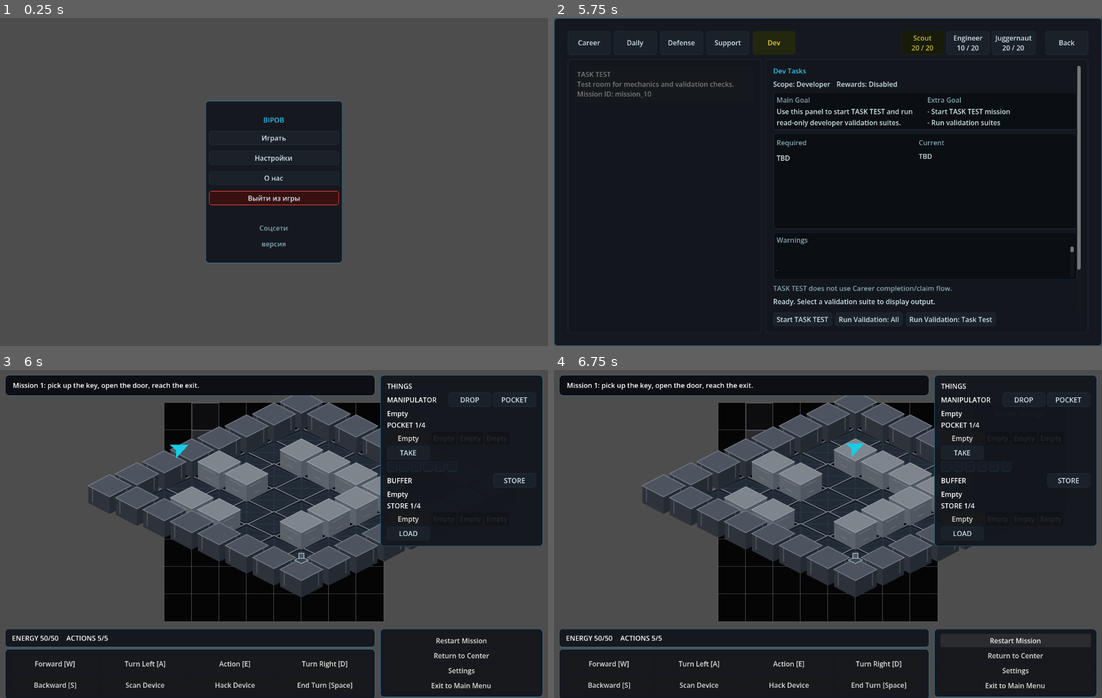
Above: before the commit, frames 1-4 (two rows, left to right).
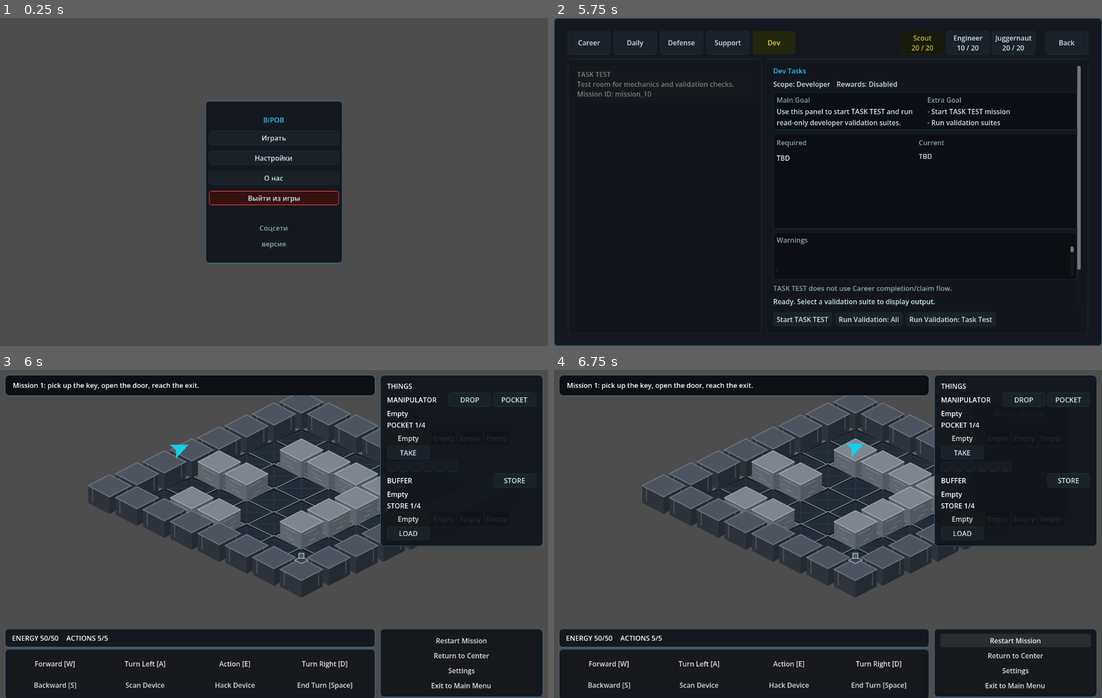
Above: after the commit, the same moments.

Repository: JUSTConnect/bibop
Game: Godot game, scene res://scenes/main.tscn
The game is run twice, just before and just after one commit, with the same random seed, the same clock (stepped at 60 frames per second) and the same inputs.
Inputs:
- Up to frame 1 (0.25 s): no input
- Up to frame 2 (5.75 s): click "Играть" at 0.5 s; click "TSK" at 1.25 s; click "Career" at 2 s; click "Daily" at 2.75 s; click "Defense" at 3.5 s; click "Support" at 4.25 s; click "Dev" at 5 s
- Up to frame 3 (6 s): click "Start TASK TEST" at 5.75 s
- Up to frame 4 (6.75 s): click "Restart Mission" at 6.5 s

Frames 1-2 are identical in both runs. In frame 3, 7.9% of the frame differs, in the area x 30-70%, y 10-77%; in frame 4, 7.9%.

Commit message:
BIP-Visual-020: fix isometric field duplication, wall footprints, and material readability

Diff:
--- a/assets/visual/isometric/placeholders/iso_wall_brick.svg
+++ b/assets/visual/isometric/placeholders/iso_wall_brick.svg
@@ -1,14 +1,20 @@
 <svg width="128" height="120" viewBox="0 0 128 120" xmlns="http://www.w3.org/2000/svg">
-  <polygon points="64,14 114,40 64,66 14,40" fill="#815245"/>
-  <polygon points="14,40 64,66 64,106 14,80" fill="#5c342c"/>
-  <polygon points="114,40 64,66 64,106 114,80" fill="#4f2c25"/>
-  <polyline points="64,14 114,40 64,66 14,40 64,14" fill="none" stroke="#9e6d5c" stroke-width="1.5"/>
-  <g stroke="#b98672" stroke-width="1" opacity="0.45">
-    <line x1="20" y1="48" x2="62" y2="70"/>
-    <line x1="18" y1="58" x2="62" y2="81"/>
-    <line x1="16" y1="68" x2="62" y2="92"/>
-    <line x1="66" y1="70" x2="108" y2="48"/>
-    <line x1="66" y1="81" x2="110" y2="58"/>
-    <line x1="66" y1="92" x2="112" y2="68"/>
+  <polygon points="64,14 114,40 64,66 14,40" fill="#8f4f3d"/>
+  <polygon points="14,40 64,66 64,106 14,80" fill="#6f382d"/>
+  <polygon points="114,40 64,66 64,106 114,80" fill="#5e2f26"/>
+  <polyline points="64,14 114,40 64,66 14,40 64,14" fill="none" stroke="#c88a70" stroke-width="1.4"/>
+  <g stroke="#d8b19d" stroke-width="1" opacity="0.75">
+    <line x1="20" y1="49" x2="62" y2="71"/>
+    <line x1="18" y1="59" x2="62" y2="82"/>
+    <line x1="16" y1="69" x2="62" y2="93"/>
+    <line x1="66" y1="71" x2="108" y2="49"/>
+    <line x1="66" y1="82" x2="110" y2="59"/>
+    <line x1="66" y1="93" x2="112" y2="69"/>
+  </g>
+  <g stroke="#b67b66" stroke-width="1" opacity="0.55">
+    <line x1="33" y1="56" x2="33" y2="87"/>
+    <line x1="48" y1="64" x2="48" y2="96"/>
+    <line x1="80" y1="96" x2="80" y2="64"/>
+    <line x1="95" y1="87" x2="95" y2="56"/>
   </g>
 </svg>
--- a/assets/visual/isometric/placeholders/iso_wall_concrete.svg
+++ b/assets/visual/isometric/placeholders/iso_wall_concrete.svg
@@ -1,12 +1,18 @@
 <svg width="128" height="120" viewBox="0 0 128 120" xmlns="http://www.w3.org/2000/svg">
-  <polygon points="64,14 114,40 64,66 14,40" fill="#7f858d"/>
-  <polygon points="14,40 64,66 64,106 14,80" fill="#5c626a"/>
-  <polygon points="114,40 64,66 64,106 114,80" fill="#505760"/>
-  <polyline points="64,14 114,40 64,66 14,40 64,14" fill="none" stroke="#9ca4ae" stroke-width="1.5"/>
-  <g stroke="#c3cad1" stroke-width="1" opacity="0.35">
+  <polygon points="64,14 114,40 64,66 14,40" fill="#7e858d"/>
+  <polygon points="14,40 64,66 64,106 14,80" fill="#5e656d"/>
+  <polygon points="114,40 64,66 64,106 114,80" fill="#515860"/>
+  <polyline points="64,14 114,40 64,66 14,40 64,14" fill="none" stroke="#b6bec7" stroke-width="1.4"/>
+  <g stroke="#cfd5dc" stroke-width="1" opacity="0.45">
     <line x1="24" y1="53" x2="55" y2="69"/>
-    <line x1="72" y1="70" x2="99" y2="56"/>
-    <line x1="31" y1="75" x2="44" y2="82"/>
-    <line x1="82" y1="85" x2="95" y2="78"/>
+    <line x1="71" y1="70" x2="99" y2="56"/>
+    <line x1="30" y1="76" x2="46" y2="84"/>
+    <line x1="82" y1="86" x2="97" y2="78"/>
+  </g>
+  <g stroke="#8e959d" stroke-width="1" opacity="0.55">
+    <line x1="21" y1="63" x2="41" y2="74"/>
+    <line x1="90" y1="73" x2="106" y2="65"/>
+    <line x1="44" y1="90" x2="58" y2="97"/>
+    <line x1="74" y1="97" x2="88" y2="90"/>
   </g>
 </svg>
--- a/assets/visual/isometric/placeholders/iso_wall_grate.svg
+++ b/assets/visual/isometric/placeholders/iso_wall_grate.svg
@@ -1,14 +1,20 @@
 <svg width="128" height="120" viewBox="0 0 128 120" xmlns="http://www.w3.org/2000/svg">
-  <polygon points="64,14 114,40 64,66 14,40" fill="#4c5c67"/>
-  <polygon points="14,40 64,66 64,106 14,80" fill="#2c3740"/>
-  <polygon points="114,40 64,66 64,106 114,80" fill="#243039"/>
-  <polyline points="64,14 114,40 64,66 14,40 64,14" fill="none" stroke="#8da4b5" stroke-width="1.5"/>
-  <g stroke="#a9c4d8" stroke-width="1.2" opacity="0.65">
-    <line x1="23" y1="46" x2="23" y2="79"/>
-    <line x1="33" y1="51" x2="33" y2="84"/>
-    <line x1="43" y1="56" x2="43" y2="89"/>
-    <line x1="85" y1="89" x2="85" y2="56"/>
-    <line x1="95" y1="84" x2="95" y2="51"/>
-    <line x1="105" y1="79" x2="105" y2="46"/>
+  <polygon points="64,14 114,40 64,66 14,40" fill="#31424e"/>
+  <polygon points="14,40 64,66 64,106 14,80" fill="#0f151a"/>
+  <polygon points="114,40 64,66 64,106 114,80" fill="#10171c"/>
+  <polyline points="64,14 114,40 64,66 14,40 64,14" fill="none" stroke="#8fb2c8" stroke-width="1.5"/>
+  <g stroke="#cbe6f7" stroke-width="1.2" opacity="0.9">
+    <line x1="22" y1="47" x2="22" y2="79"/>
+    <line x1="32" y1="52" x2="32" y2="84"/>
+    <line x1="42" y1="57" x2="42" y2="89"/>
+    <line x1="86" y1="89" x2="86" y2="57"/>
+    <line x1="96" y1="84" x2="96" y2="52"/>
+    <line x1="106" y1="79" x2="106" y2="47"/>
+  </g>
+  <g stroke="#070a0d" stroke-width="2.3" opacity="0.85">
+    <line x1="27" y1="49" x2="27" y2="81"/>
+    <line x1="37" y1="54" x2="37" y2="86"/>
+    <line x1="91" y1="86" x2="91" y2="54"/>
+    <line x1="101" y1="81" x2="101" y2="49"/>
   </g>
 </svg>
--- a/assets/visual/isometric/placeholders/iso_wall_steel.svg
+++ b/assets/visual/isometric/placeholders/iso_wall_steel.svg
@@ -1,7 +1,19 @@
-<svg xmlns="http://www.w3.org/2000/svg" viewBox="0 0 128 120" width="128" height="120">
-  <polygon points="64,2 124,30 64,58 4,30" fill="#4a5d72" stroke="#c8d4e0" stroke-width="2"/>
-  <polygon points="4,30 64,58 64,114 4,86" fill="#344557" stroke="#9fb1c3" stroke-width="1.5"/>
-  <polygon points="124,30 64,58 64,114 124,86" fill="#3d4f62" stroke="#aabccf" stroke-width="1.5"/>
-  <line x1="16" y1="82" x2="112" y2="38" stroke="#6f859d" stroke-width="1"/>
-  <line x1="20" y1="88" x2="108" y2="48" stroke="#6f859d" stroke-width="1"/>
+<svg width="128" height="120" viewBox="0 0 128 120" xmlns="http://www.w3.org/2000/svg">
+  <polygon points="64,14 114,40 64,66 14,40" fill="#5f7489"/>
+  <polygon points="14,40 64,66 64,106 14,80" fill="#44586b"/>
+  <polygon points="114,40 64,66 64,106 114,80" fill="#3a4d5f"/>
+  <polyline points="64,14 114,40 64,66 14,40 64,14" fill="none" stroke="#b4c7d8" stroke-width="1.5"/>
+  <line x1="20" y1="72" x2="108" y2="72" stroke="#9ab2c7" stroke-width="2" opacity="0.8"/>
+  <g stroke="#7f95aa" stroke-width="1" opacity="0.7">
+    <line x1="25" y1="49" x2="62" y2="68"/>
+    <line x1="66" y1="68" x2="103" y2="49"/>
+  </g>
+  <g fill="#d6e2ec" opacity="0.85">
+    <circle cx="31" cy="61" r="1.7"/>
+    <circle cx="47" cy="69" r="1.7"/>
+    <circle cx="81" cy="69" r="1.7"/>
+    <circle cx="97" cy="61" r="1.7"/>
+    <circle cx="37" cy="86" r="1.7"/>
+    <circle cx="91" cy="86" r="1.7"/>
+  </g>
 </svg>
--- a/scenes/field/Field.tscn
+++ b/scenes/field/Field.tscn
@@ -5,6 +5,7 @@
 
 [node name="Field" type="Node2D" unique_id=435219368]
 script = ExtResource("2_grid")
+debug_draw_legacy_grid = false
 
 [node name="RoomVisualRenderer" type="Node2D" parent="." unique_id=469338091]
 script = ExtResource("1_32vmb")
--- a/scripts/field/room_visual_renderer.gd
+++ b/scripts/field/room_visual_renderer.gd
@@ -47,6 +47,7 @@
 @export var iso_tile_width: float = 128.0
 @export var iso_tile_height: float = 64.0
 @export var iso_wall_height: float = 56.0
+@export var iso_floor_visual_inset: float = 1.0
 @export var iso_object_marker_height: float = 18.0
 @export var iso_origin: Vector2 = Vector2.ZERO
 
@@ -191,6 +192,29 @@
 	points.append(center_point + Vector2(0.0, half_size.y))
 	points.append(center_point + Vector2(-half_size.x, 0.0))
 	return points
+
+func get_iso_inset_diamond_points(cell: Vector2i, inset: float) -> PackedVector2Array:
+	var base_points: PackedVector2Array = get_iso_diamond_points(cell)
+	if inset <= 0.0:
+		return base_points
+	var center_point: Vector2 = grid_to_iso(cell)
+	var inset_points: PackedVector2Array = PackedVector2Array()
+	for point in base_points:
+		var toward_center: Vector2 = center_point - point
+		var distance_to_center: float = toward_center.length()
+		if distance_to_center <= 0.0001:
+			inset_points.append(point)
+			continue
+		var safe_inset: float = minf(inset, distance_to_center - 0.01)
+		if safe_inset <= 0.0:
+			inset_points.append(point)
+			continue
+		inset_points.append(point + toward_center.normalized() * safe_inset)
+	return inset_points
+
+func get_iso_wall_base_points(cell: Vector2i) -> PackedVector2Array:
+	return get_iso_diamond_points(cell)
+
 
 func get_iso_depth_key(cell: Vector2i) -> int:
 	return cell.x + cell.y
@@ -828,14 +852,28 @@
 	if metadata.is_empty():
 		return ""
 	var candidates: Array[String] = [
+		String(metadata.get("visual_profile", "")),
+		String(metadata.get("wall_type", "")),
 		String(metadata.get("object_type", "")),
 		String(metadata.get("type", "")),
 		String(metadata.get("catalog_id", "")),
 		String(metadata.get("id", "")),
 		String(metadata.get("material", ""))
 	]
+	var tag_profile: String = get_wall_profile_from_tags(metadata.get("tags", []))
+	if not tag_profile.is_empty():
+		return tag_profile
 	for candidate in candidates:
 		var mapped: String = map_wall_metadata_value_to_profile(candidate)
+		if not mapped.is_empty():
+			return mapped
+	return ""
+
+func get_wall_profile_from_tags(tags_variant: Variant) -> String:
+	if not (tags_variant is Array):
+		return ""
+	for tag_value in Array(tags_variant):
+		var mapped: String = map_wall_metadata_value_to_profile(String(tag_value))
 		if not mapped.is_empty():
 			return mapped
 	return ""
@@ -883,12 +921,11 @@
 	return cell.x <= 0 or cell.y <= 0 or cell.x >= max_x or cell.y >= max_y
 
 func get_iso_wall_top_points(cell: Vector2i) -> PackedVector2Array:
-	var bottom_points: PackedVector2Array = get_iso_diamond_points(cell)
+	var base_points: PackedVector2Array = get_iso_wall_base_points(cell)
 	var top_points: PackedVector2Array = PackedVector2Array()
 	var safe_wall_height: float = maxf(iso_wall_height, 1.0)
-	var wall_offset: Vector2 = Vector2(0.0, -safe_wall_height)
-	for point in bottom_points:
-		top_points.append(point + wall_offset)
+	for point in base_points:
+		top_points.append(point + Vector2(0.0, -safe_wall_height))
 	return top_points
 
 func draw_iso_wall_block(cell: Vector2i) -> void:
@@ -897,8 +934,8 @@
 	if draw_iso_texture_asset(cell, wall_asset_key):
 		return
 
-	var bottom_points: PackedVector2Array = get_iso_diamond_points(cell)
-	if bottom_points.size() < 4:
+	var base_points: PackedVector2Array = get_iso_wall_base_points(cell)
+	if base_points.size() < 4:
 		return
 	var top_points: PackedVector2Array = get_iso_wall_top_points(cell)
 	if top_points.size() < 4:
@@ -906,8 +943,8 @@
 
 	var colors: Dictionary = get_wall_prototype_colors(cell)
 	var top_face: PackedVector2Array = PackedVector2Array([top_points[0], top_points[1], top_points[2], top_points[3]])
-	var left_face: PackedVector2Array = PackedVector2Array([top_points[3], top_points[2], bottom_points[2], bottom_points[3]])
-	var right_face: PackedVector2Array = PackedVector2Array([top_points[2], top_points[1], bottom_points[1], bottom_points[2]])
+	var left_face: PackedVector2Array = PackedVector2Array([top_points[3], top_points[2], base_points[2], base_points[3]])
+	var right_face: PackedVector2Array = PackedVector2Array([top_points[2], top_points[1], base_points[1], base_points[2]])
 
 	var left_color: Color = _get_color_from_dict(colors, "left", Color.WHITE)
 	var right_color: Color = _get_color_from_dict(colors, "right", Color.WHITE)
@@ -958,7 +995,7 @@
 			if draw_iso_texture_asset(cell, floor_asset_key):
 				continue
 
-			var diamond_points: PackedVector2Array = get_iso_diamond_points(cell)
+			var diamond_points: PackedVector2Array = get_iso_inset_diamond_points(cell, iso_floor_visual_inset)
 			var fill_color: Color = get_floor_prototype_color(tile_type, cell)
 			draw_colored_polygon(diamond_points, fill_color)
 			if debug_draw_iso_cell_outlines:
@@ -1224,7 +1261,7 @@
 	if fog_color.a <= 0.0:
 		return
 
-	var diamond_points: PackedVector2Array = get_iso_diamond_points(cell)
+	var diamond_points: PackedVector2Array = get_iso_inset_diamond_points(cell, iso_floor_visual_inset)
 	if diamond_points.size() < 4:
 		return
 	draw_colored_polygon(diamond_points, fog_color)
@@ -1239,16 +1276,16 @@
 	if fog_color.a <= 0.0:
 		return
 
-	var bottom_points: PackedVector2Array = get_iso_diamond_points(cell)
-	if bottom_points.size() < 4:
+	var base_points: PackedVector2Array = get_iso_wall_base_points(cell)
+	if base_points.size() < 4:
 		return
 	var top_points: PackedVector2Array = get_iso_wall_top_points(cell)
 	if top_points.size() < 4:
 		return
 
 	var top_face: PackedVector2Array = PackedVector2Array([top_points[0], top_points[1], top_points[2], top_points[3]])
-	var left_face: PackedVector2Array = PackedVector2Array([top_points[3], top_points[2], bottom_points[2], bottom_points[3]])
-	var right_face: PackedVector2Array = PackedVector2Array([top_points[2], top_points[1], bottom_points[1], bottom_points[2]])
+	var left_face: PackedVector2Array = PackedVector2Array([top_points[3], top_points[2], base_points[2], base_points[3]])
+	var right_face: PackedVector2Array = PackedVector2Array([top_points[2], top_points[1], base_points[1], base_points[2]])
 
 	draw_colored_polygon(left_face, fog_color)
 	draw_colored_polygon(right_face, fog_color)
